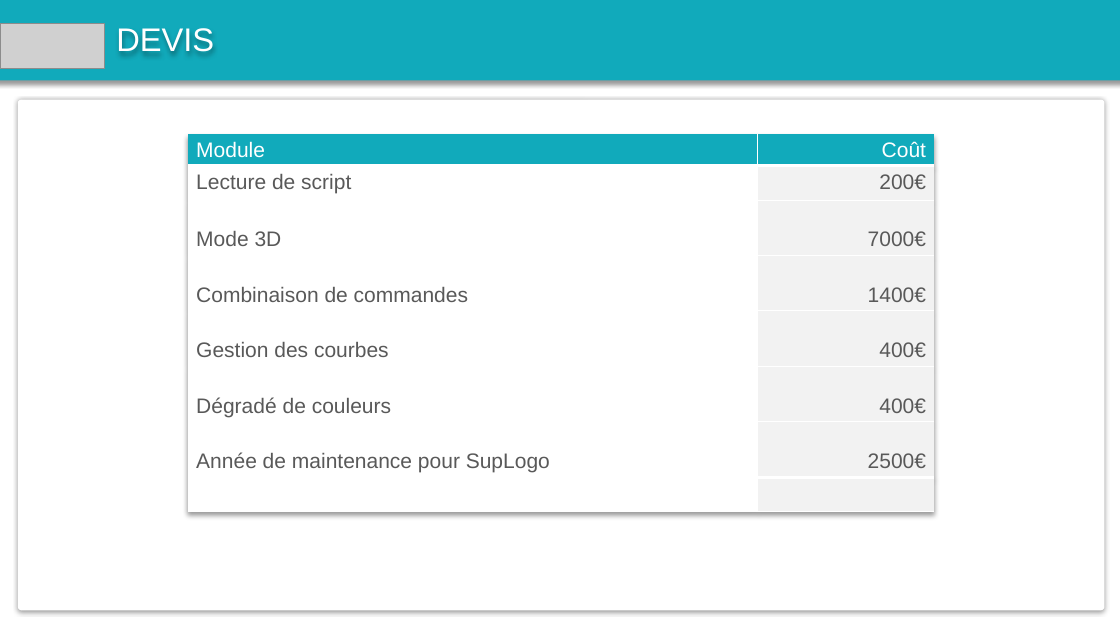
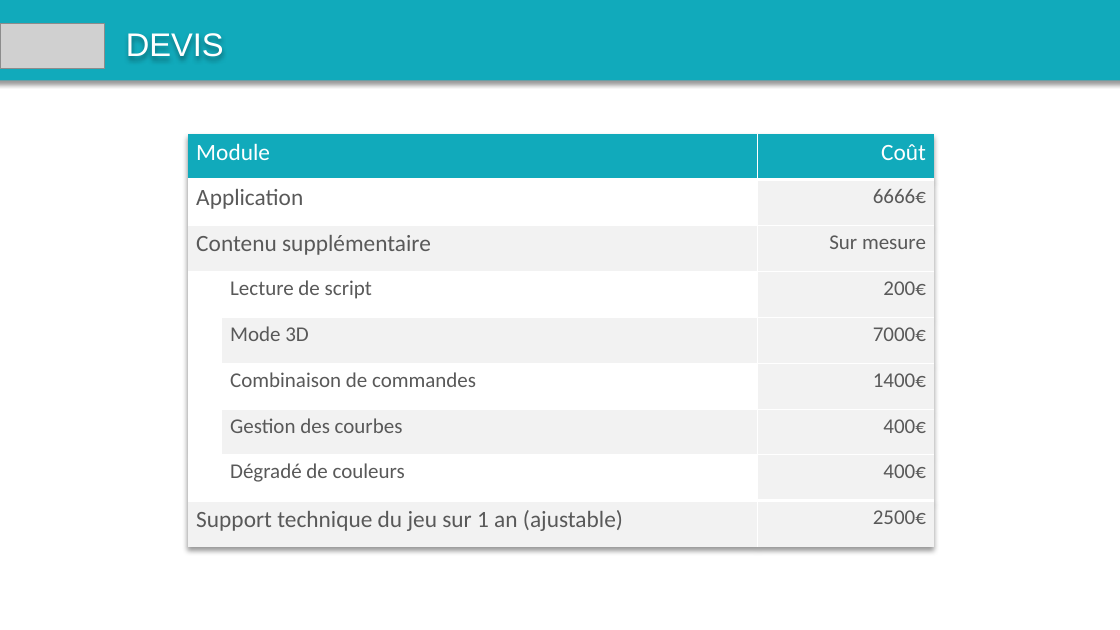
Before and after one commit to eternialz/2dev-logo, a slide deck: slide 8 of Suplogo.pptx. Drawn at 1120x630 pixels with LibreOffice and Linux fonts; fonts in the diff are those of the drawing; grey boxes stand for pictures. Boxes give left, top, right and bottom in pixels: in the first picture for what was removed or moved away, otherwise in the second. Text is boxed around its words. In the diff, an @@ line names an element or a change of style, - is before the commit and + after.

```diff
--- a/Suplogo.pptx
+++ b/Suplogo.pptx
@@ text "DEVIS": place and size @@
-text "DEVIS" at box(116, 28, 214, 52)
+text "DEVIS" at box(126, 33, 224, 57)
@@ rounded rectangle removed at box(18, 100, 1105, 611) @@
@@ table at box(188, 134, 934, 548) @@
-Module | Coût
-Lecture de script | 200€
-Mode 3D | 7000€
-Combinaison de commandes | 1400€
-Gestion des courbes | 400€
-Dégradé de couleurs | 400€
-Année de maintenance pour SupLogo | 2500€
- | 
+Module |  | Coût
+Application |  | 6666€
+Contenu supplémentaire |  | Sur mesure
+ | Lecture de script | 200€
+ | Mode 3D | 7000€
+ | Combinaison de commandes | 1400€
+ | Gestion des courbes | 400€
+ | Dégradé de couleurs | 400€
+Support technique du jeu sur 1 an (ajustable) |  | 2500€
```
Also in this commit, not shown: 1 other slide changed.
